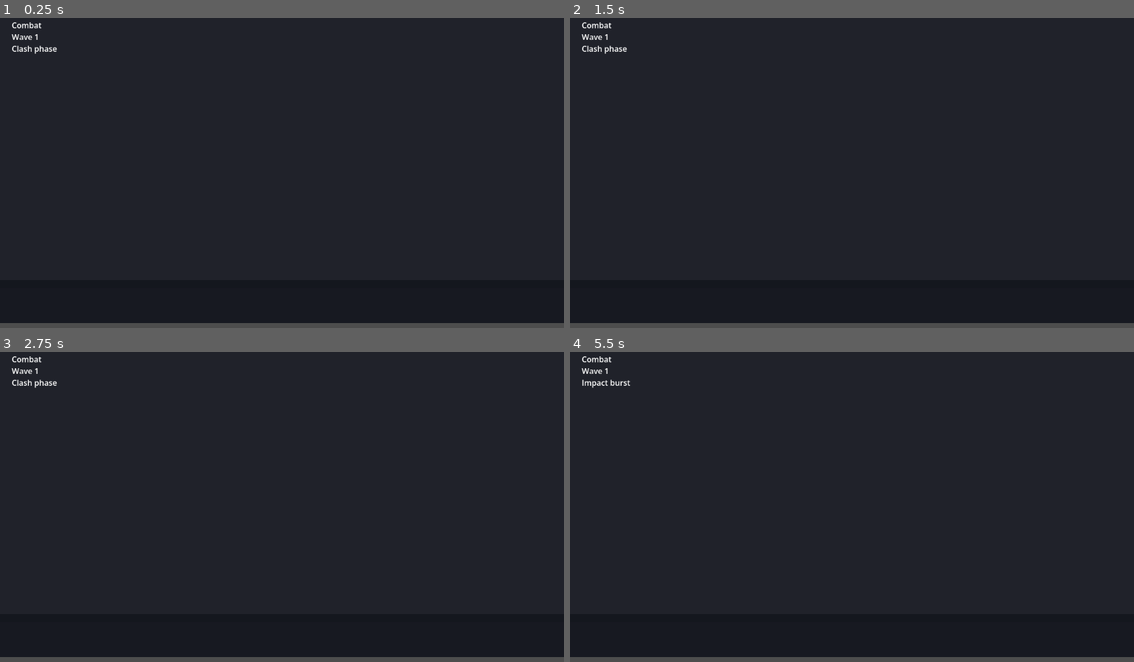
Above: before the commit, frames 1-4 (two rows, left to right).
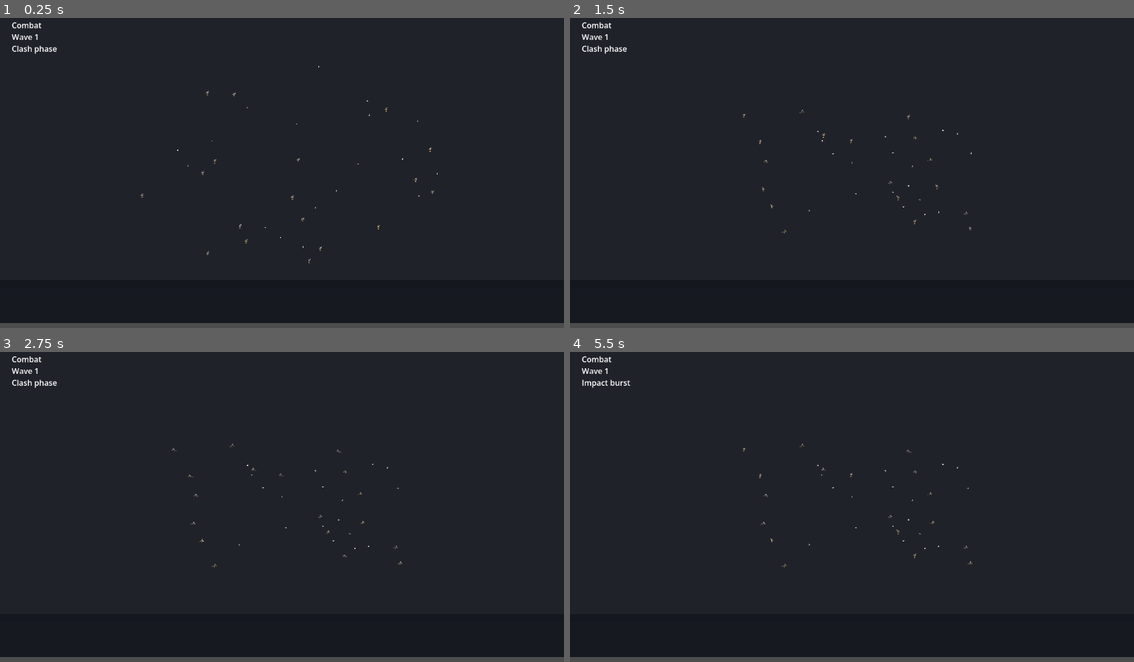
Above: after the commit, the same moments.

Repository: changingzhao-cpu/demo
Game: Godot game, scene res://scenes/main/main_scene.tscn
The game is run twice, just before and just after one commit, with the same random seed, the same clock (stepped at 60 frames per second) and the same inputs.
Inputs (mouse positions are in pixels of both pictures, inside the frame that each line leads up to):
- Up to frame 1 (0.25 s): no input
- Up to frame 2 (1.5 s): tap Enter at 0.5, 0.6 s; move the mouse to (976, 154) at 0.52 s; click (976, 154) at 0.67 s; move the mouse to (739, 185) at 1.27 s; tap Keypad Enter at 1.35 s; click (739, 185) at 1.42 s
- Up to frame 3 (2.75 s): tap Space at 2 s; move the mouse to (338, 435) at 2.02 s; tap Enter at 2.1 s; click (338, 435) at 2.17 s
- Up to frame 4 (5.5 s): tap Enter at 2.75, 3.6, 4.25, 5.1 s; move the mouse to (823, 565) at 2.77 s; tap Keypad Enter at 2.85, 4.35 s; click (823, 565) at 2.92 s; tap Space at 3.5, 5 s; move the mouse to (1021, 550) at 3.52 s; click (1021, 550) at 3.67 s; move the mouse to (682, 457) at 4.27 s; click (682, 457) at 4.42 s; move the mouse to (880, 503) at 5.02 s; click (880, 503) at 5.17 s

The runs differ from the first frame. In frame 1, 0.1% of the frame differs, in the area x 24-78%, y 15-80%; in frame 2, 0.1%, in the area x 30-72%, y 29-70%; in frame 3, 0.1%; in frame 4, 0.1%.
Error before the commit: Parse Error: Preload file "res://assets/battle/units/goose_hit.png" does not exist. (res://scripts/presentation/unit_view.gd:21)

Commit message:
Update goose attack asset references.
Switch goose visual state loading from the removed goose_hit asset to the new goose_attack asset so runtime presentation matches the updated art set.

Co-Authored-By: Claude Sonnet 4.6 (1M context) <noreply@anthropic.com>

Diff:
--- a/scripts/presentation/unit_view.gd
+++ b/scripts/presentation/unit_view.gd
@@ -14,11 +14,11 @@
 const SOLDIER_IDLE_TEXTURE_PATH := "res://assets/battle/units/soldier_idle.png"
 const SOLDIER_ATTACK_TEXTURE_PATH := "res://assets/battle/units/soldier_attack.png"
 const GOOSE_IDLE_TEXTURE_PATH := "res://assets/battle/units/goose_idle.png"
-const GOOSE_HIT_TEXTURE_PATH := "res://assets/battle/units/goose_hit.png"
+const GOOSE_ATTACK_TEXTURE_PATH := "res://assets/battle/units/goose_attack.png"
 const SOLDIER_IDLE_TEXTURE = preload("res://assets/battle/units/soldier_idle.png")
 const SOLDIER_ATTACK_TEXTURE = preload("res://assets/battle/units/soldier_attack.png")
 const GOOSE_IDLE_TEXTURE = preload("res://assets/battle/units/goose_idle.png")
-const GOOSE_HIT_TEXTURE = preload("res://assets/battle/units/goose_hit.png")
+const GOOSE_ATTACK_TEXTURE = preload("res://assets/battle/units/goose_attack.png")
 const SOLDIER_SCALE := Vector2(0.1, 0.1)
 const GOOSE_SCALE := Vector2(0.042, 0.042)
 
@@ -157,10 +157,10 @@
 	return VISUAL_STATE_IDLE
 
 func _resolve_goose_body_texture(visual_state: int):
-	return GOOSE_HIT_TEXTURE if visual_state == VISUAL_STATE_ATTACK else GOOSE_IDLE_TEXTURE
+	return GOOSE_ATTACK_TEXTURE if visual_state == VISUAL_STATE_ATTACK else GOOSE_IDLE_TEXTURE
 
 func _resolve_goose_overlay_texture(visual_state: int):
-	return GOOSE_HIT_TEXTURE if visual_state == VISUAL_STATE_HIT else null
+	return GOOSE_ATTACK_TEXTURE if visual_state == VISUAL_STATE_HIT else null
 
 func _resolve_soldier_body_texture(visual_state: int):
 	return SOLDIER_ATTACK_TEXTURE if visual_state == VISUAL_STATE_ATTACK else SOLDIER_IDLE_TEXTURE
